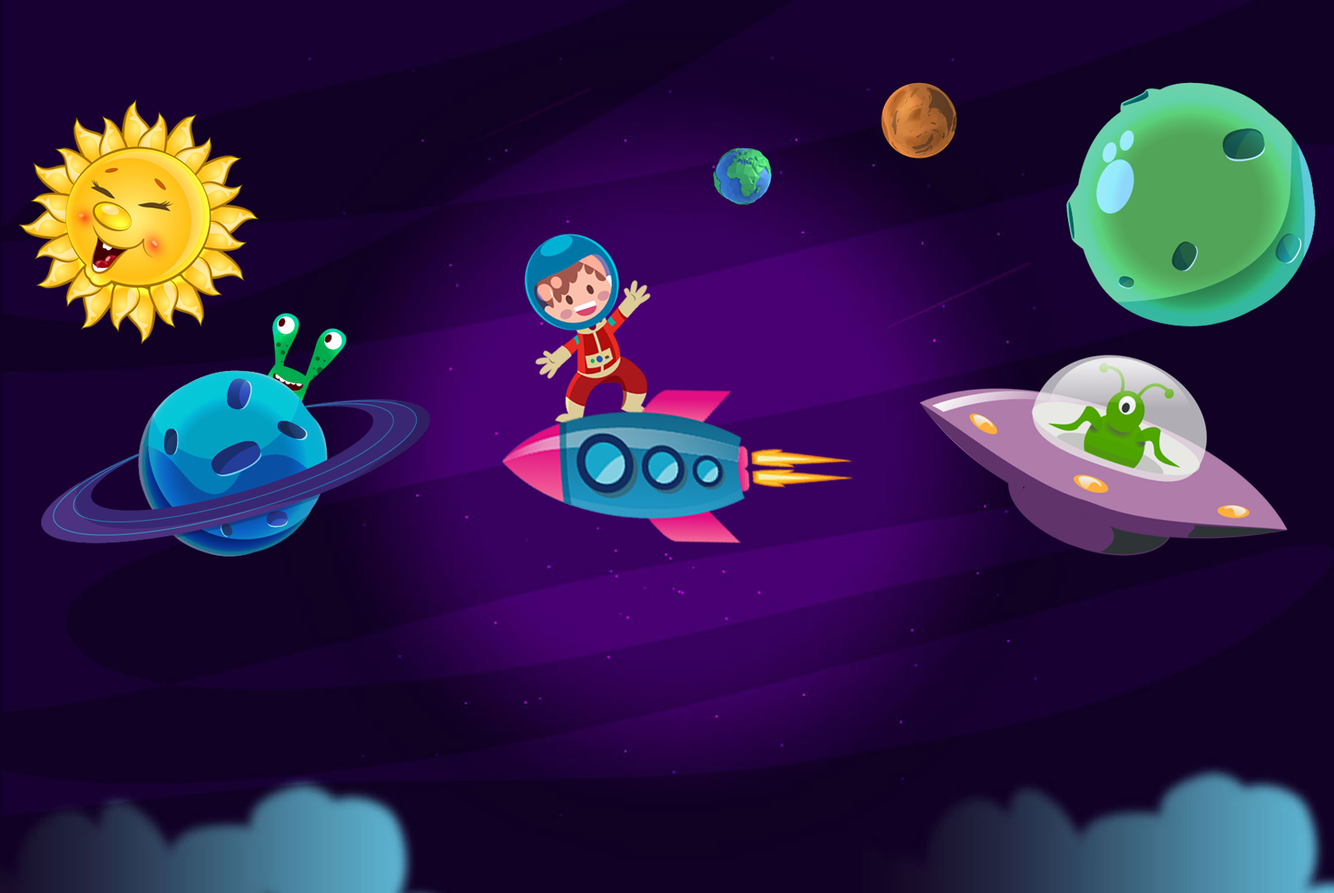
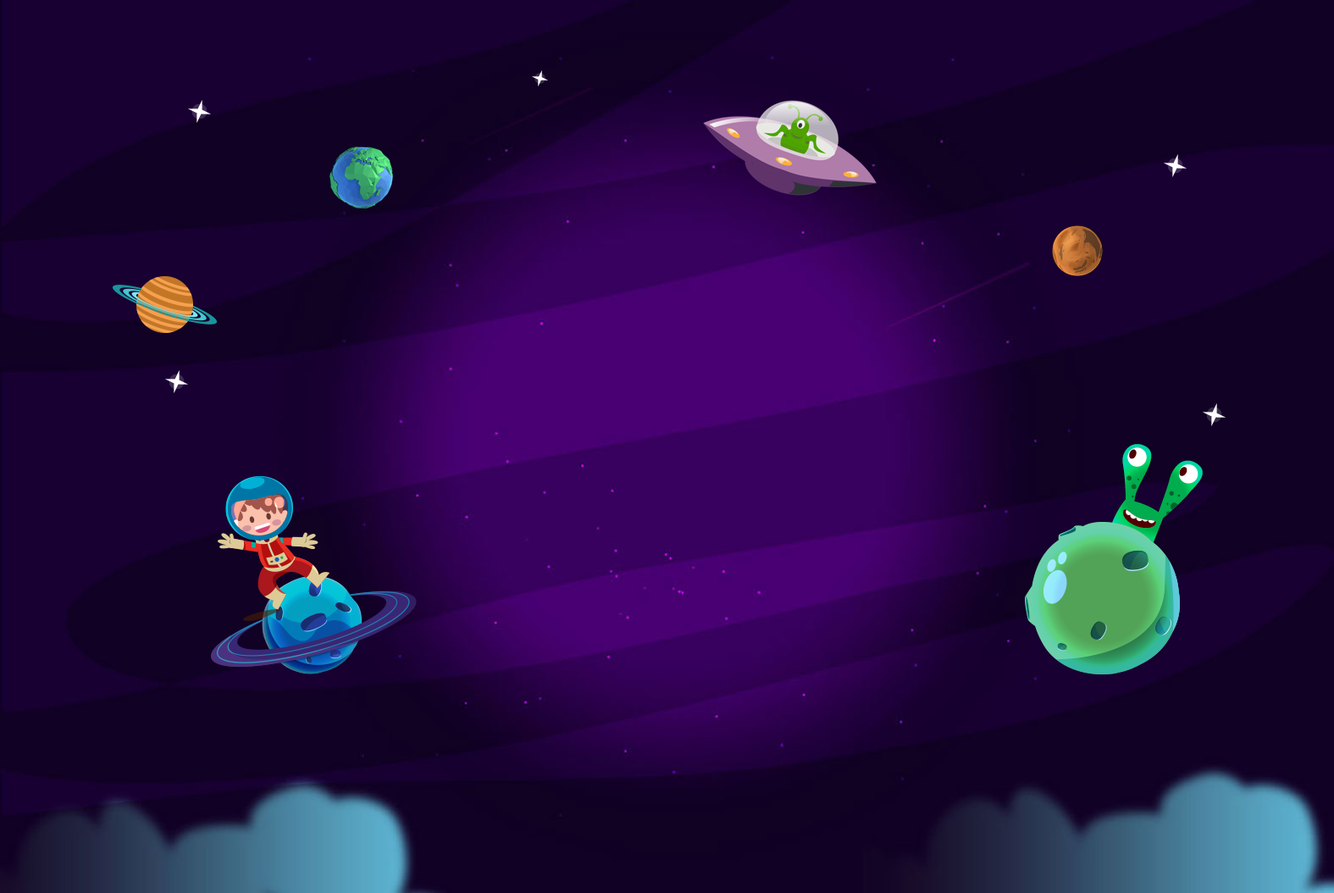
The second 1334x893 image is a revision of the first. Changes to its layers:
hid "Layer 1" over box(18, 82, 1316, 557)
added layer "Vektor-Smartobjekt Kopie 15" above "Vektor-Smartobjekt Kopie 13" over box(532, 70, 549, 87)
added layer "Vektor-Smartobjekt Kopie 13" above "Vektor-Smartobjekt Kopie 12" over box(1202, 403, 1226, 427)
added layer "Vektor-Smartobjekt Kopie 12" above "Vektor-Smartobjekt Kopie 11" over box(1163, 154, 1187, 178)
added layer "Vektor-Smartobjekt Kopie 11" above "Vektor-Smartobjekt Kopie 10" over box(188, 99, 211, 123)
added layer "Vektor-Smartobjekt Kopie 10" above "Vektor-Smartobjekt" over box(165, 370, 189, 394)
added layer "Vektor-Smartobjekt" (1st of 4) above "Vektor-Smartobjekt" over box(112, 276, 217, 333)
added layer "Vektor-Smartobjekt" (2nd of 4) above "Vektor-Smartobjekt" over box(217, 476, 330, 621)
added layer "Vektor-Smartobjekt" (3rd of 4) above "Vektor-Smartobjekt" over box(210, 576, 417, 675)
added layer "Vektor-Smartobjekt" (4th of 4) above "Layer 5" over box(1025, 521, 1181, 675)
added layer "Layer 5" above "Layer 4" over box(1108, 443, 1203, 555)
added layer "Layer 4" above "Layer 3" over box(1052, 225, 1103, 277)
added layer "Layer 3" above "Layer 2" over box(329, 146, 394, 209)
added layer "Layer 2" above "Layer 0" over box(703, 99, 877, 196)
